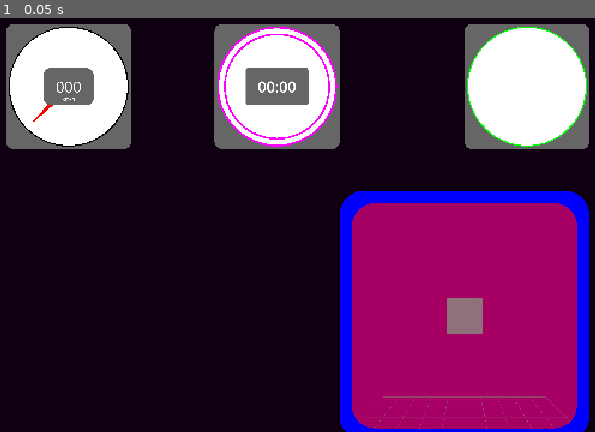
Above: before the commit, frame 1.
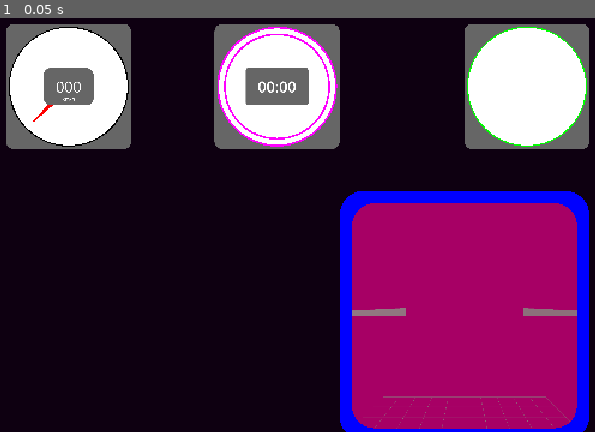
Above: after the commit, the same moment.

Repository: IslandRock1/IndSys-BilSim
Game: Godot game, scene res://scenes/dashboard.tscn
Two runs of this game, one before a commit and one after it. Both use one fixed random seed, a clock stepped at 60 frames per second and the inputs below.
Inputs:
- Up to frame 1 (0.05 s): no input

The runs differ from the first frame. In frame 1, 0.8% of the frame differs, in the area x 59-97%, y 67-77%.

Commit message:
Update mesh_instance_3dplatform.gd

Diff:
--- a/GodotVisu/visualizationdashboard/scenes/mesh_instance_3dplatform.gd
+++ b/GodotVisu/visualizationdashboard/scenes/mesh_instance_3dplatform.gd
@@ -8,27 +8,84 @@
 
 	surface_tool.begin(Mesh.PRIMITIVE_TRIANGLES)
 
-	var vertices = [
-		Vector3(-0.5, -0.5, -0.5), Vector3( 0.5, -0.5, -0.5), Vector3( 0.5,  0.5, -0.5),
-		Vector3(-0.5,  0.5, -0.5), Vector3(-0.5, -0.5,  0.5), Vector3( 0.5, -0.5,  0.5),
-		Vector3( 0.5,  0.5,  0.5), Vector3(-0.5,  0.5,  0.5)
+	var lenght = 5.0
+	var width = 1.0
+
+	var baseLevel = 0.0
+	var topLevel = 0.2
+
+	var topLeft = Vector3(-width, baseLevel, lenght)
+	var topRight = Vector3(width, baseLevel, lenght)
+	var shortLine = Vector3(0, 0, 3 * width / sqrt(3))
+
+	var rotAx = Vector3(0, 1, 0)
+
+	var points = [
+		topLeft, topRight,
+		topLeft.rotated(rotAx, 2 * PI / 3), topRight.rotated(rotAx, 2 * PI / 3),
+		topLeft.rotated(rotAx, -2 * PI / 3), topRight.rotated(rotAx, -2 * PI / 3),
+		shortLine.rotated(rotAx, PI / 3), shortLine.rotated(rotAx, -PI / 3),
+		shortLine.rotated(rotAx, PI)
 	]
 
-   	# Define faces using vertex indices
-	var indices = [
-		# Front face
-		0, 2, 1, 0, 3, 2,
-		# Back face
-		4, 5, 6, 4, 6, 7,
-		# Left face
-		0, 1, 5, 0, 5, 4,
-		# Right face
-		1, 2, 6, 1, 6, 5,
-		# Top face
-		2, 3, 7, 2, 7, 6,
-		# Bottom face
-		0, 4, 7, 0, 7, 3
+
+
+	var botIndices = [
+		0, 1, 7,
+		1, 6, 7,
+		2, 3, 8,
+		2, 8, 6,
+		4, 5, 8,
+		8, 5, 7,
+		6, 8, 7,
 	]
+
+	var indices = []
+	for p in botIndices:
+		indices.append(p)
+
+	botIndices = [
+		0, 7, 1,
+		1, 7, 6,
+		2, 8, 3,
+		2, 6, 8,
+		4, 8, 5,
+		8, 7, 5,
+		6, 7, 8,
+	]
+
+	for p in botIndices:
+		indices.append(p + 9)
+
+	indices.append_array([
+		0, 9, 1,
+		1, 9, 10,
+		1, 10, 6,
+		6, 10, 15,
+		6, 11, 2,
+		11, 6, 15,
+		2, 11, 3,
+		3, 11, 12,
+		3, 17, 8,
+		3, 12, 17,
+		8, 17, 4,
+		4, 17, 13,
+		4, 14, 5,
+		4, 13, 14,
+		5, 16, 7,
+		5, 14, 16,
+		7, 9, 0,
+		7, 16, 9
+	])
+
+	var vertices = []
+	for p in points:
+		vertices.append(p)
+
+	for p in points:
+		vertices.append(p + Vector3(0, topLevel, 0))
+
+	print(vertices)
 
 	# Add vertices to the surface
 	for vertex in vertices:
